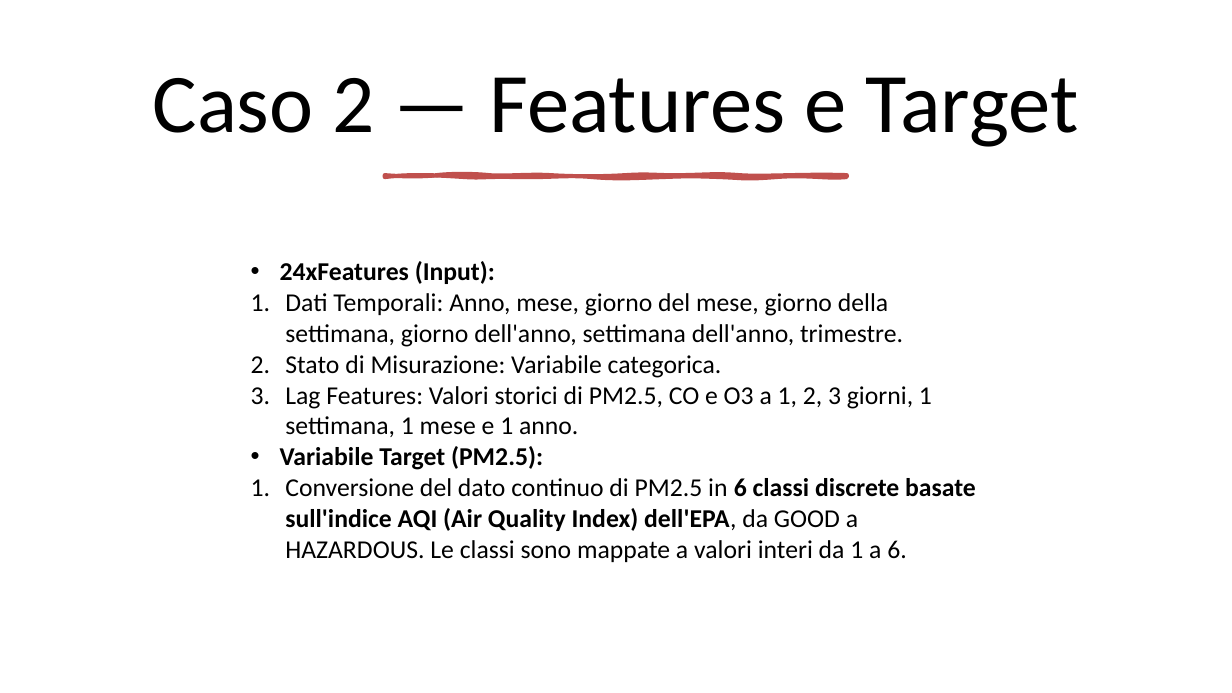
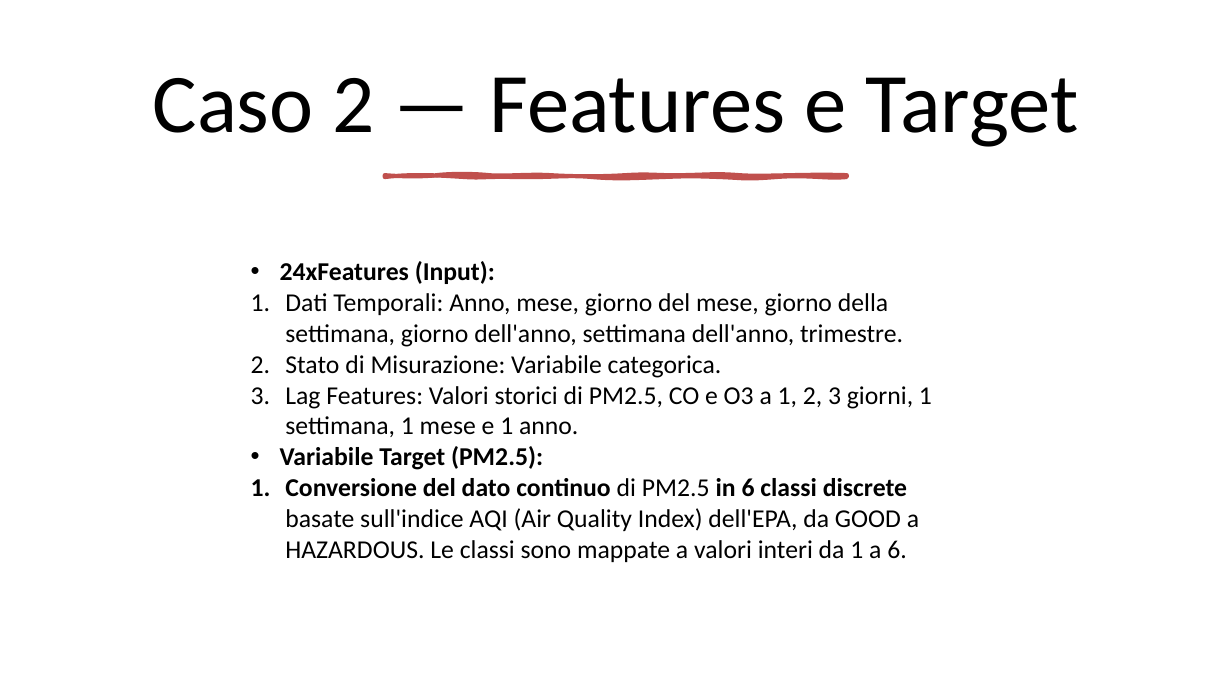
Before and after one commit to mtomas03/Thesis_Paper, a slide deck: slide 16 of Presentation.pptx. Drawn at 1232x693 pixels with LibreOffice and Linux fonts; fonts in the diff are those of the drawing. Boxes give left, top, right and bottom in pixels: in the first picture for what was removed or moved away, otherwise in the second. Text is boxed around its words. In the diff, an @@ line names an element or a change of style, - is before the commit and + after.

```diff
--- a/Presentation.pptx
+++ b/Presentation.pptx
@@ text at box(285, 478, 919, 562): bold on in "Conversione del dato continuo in"; bold off in "basate sull'indice AQI (Air Quality Index) dell'EPA," @@
```
Also in this commit, not shown: 2 other slides changed, 4 slides added, 1 other file.
